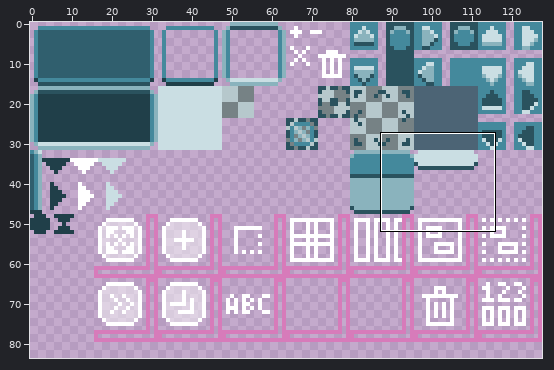
Sprite sheet -- Quadtastic/res/style.png. Above, an overview of the earlier version with the close-up marked.
Close-up. The starting point:
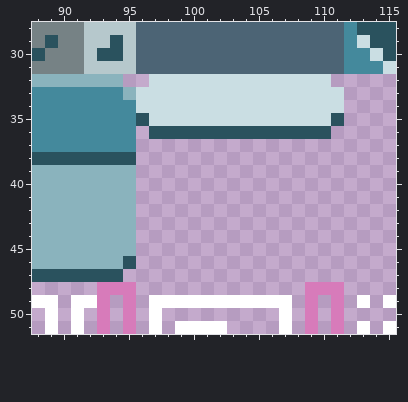
The file is 128x128 pixels. Shown: x 88..115, y 28..51. The wide view leaves out empty margins.
And afterwards:
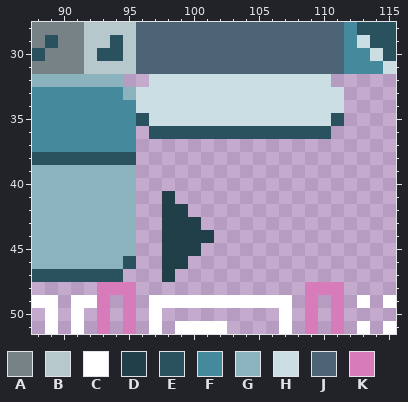
Palette (. is transparent): A #768285  B #b6c8cc  C #ffffff  D #203f49  E #2a525e  F #44899c  G #8ab3bd  H #cadee3  J #4c6475  K #d77bba
The exact change:
The edit adds colour D in row 41 at x 98; in row 42 at x 98 to 99; in row 43 at x 98 to 100; in row 44 at x 98 to 101; in row 45 at x 98 to 100; in row 46 at x 98 to 99.
The edit adds colour D in row 47 at x 98.
Boxes around the changes in both close-ups, in picture pixels (x1, y1, x2, y2):
added: (162, 191, 214, 282)
